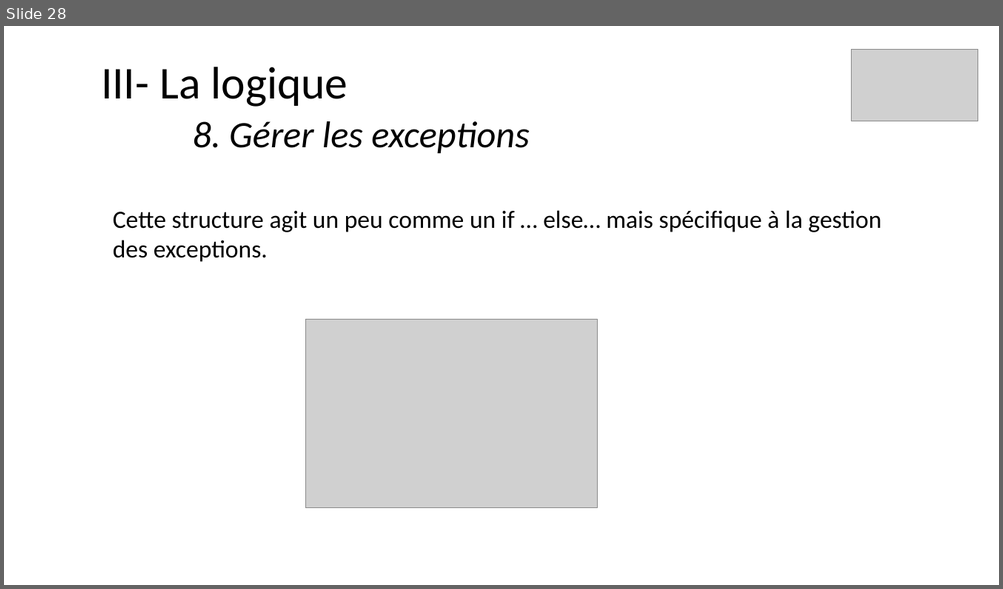
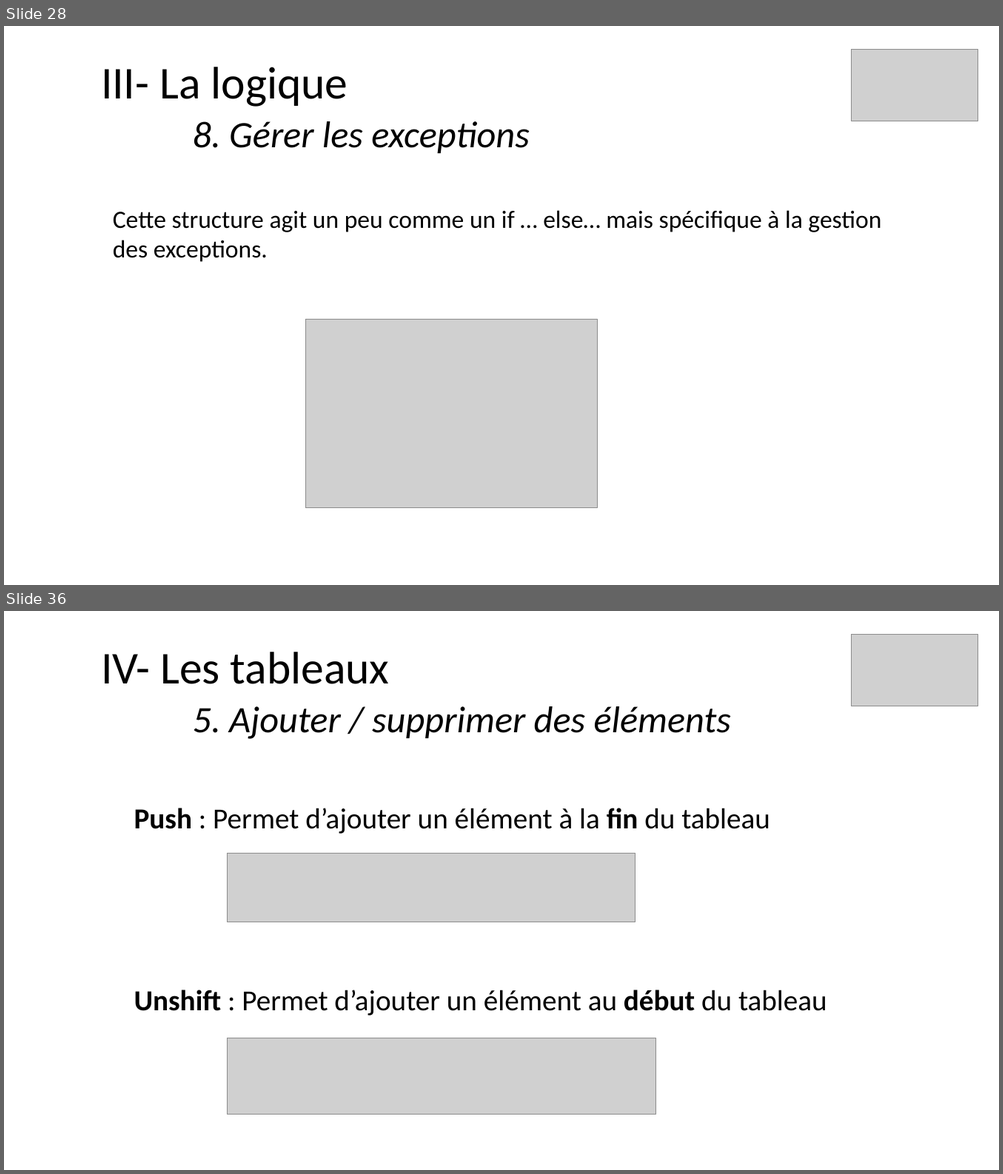
Before and after one commit to ArMb57/JavaScript, a slide deck: cours.pptx. Shown one above the other, each under a label of ours: slide 28 before the commit, slides 28 and 36 after it; the slides between them are not shown. The pictures are 1003x589 and 1003x1174 pixels, drawn with LibreOffice and Linux fonts; fonts in the diff are those of the drawing; grey boxes stand for pictures. Boxes give left, top, right and bottom in pixels: in the first picture for what was removed or moved away, otherwise in the second. Text is boxed around its words. In the diff, an @@ line names an element or a change of style, - is before the commit and + after.

Commit message:
Les tableaux

```diff
--- a/cours.pptx
+++ b/cours.pptx
@@ slide 36 added at [4,611,999,1170], background #FFFFFF @@
@@ title added at [101,652,731,739], 36 pt, text #000000, italic @@
+IV- Les tableaux
+5. Ajouter / supprimer des éléments
@@ picture added at [851,634,978,706] @@
@@ text added at [134,808,827,1016], 28 pt, text #000000 @@
+Push : Permet d’ajouter un élément à la fin du tableau
+Unshift : Permet d’ajouter un élément au début du tableau
@@ picture added at [227,854,635,923] @@
@@ picture added at [227,1039,656,1115] @@
```
Also in this commit, not shown: 19 other slides added, 2 other files.
